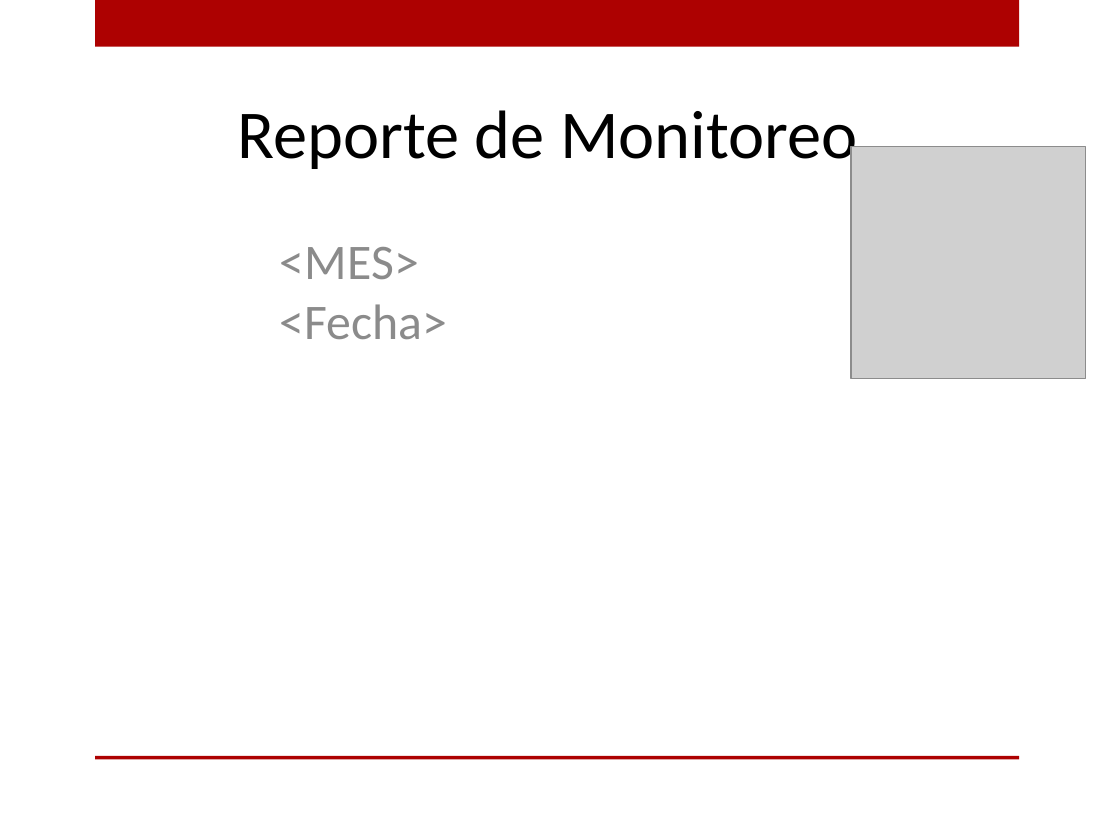
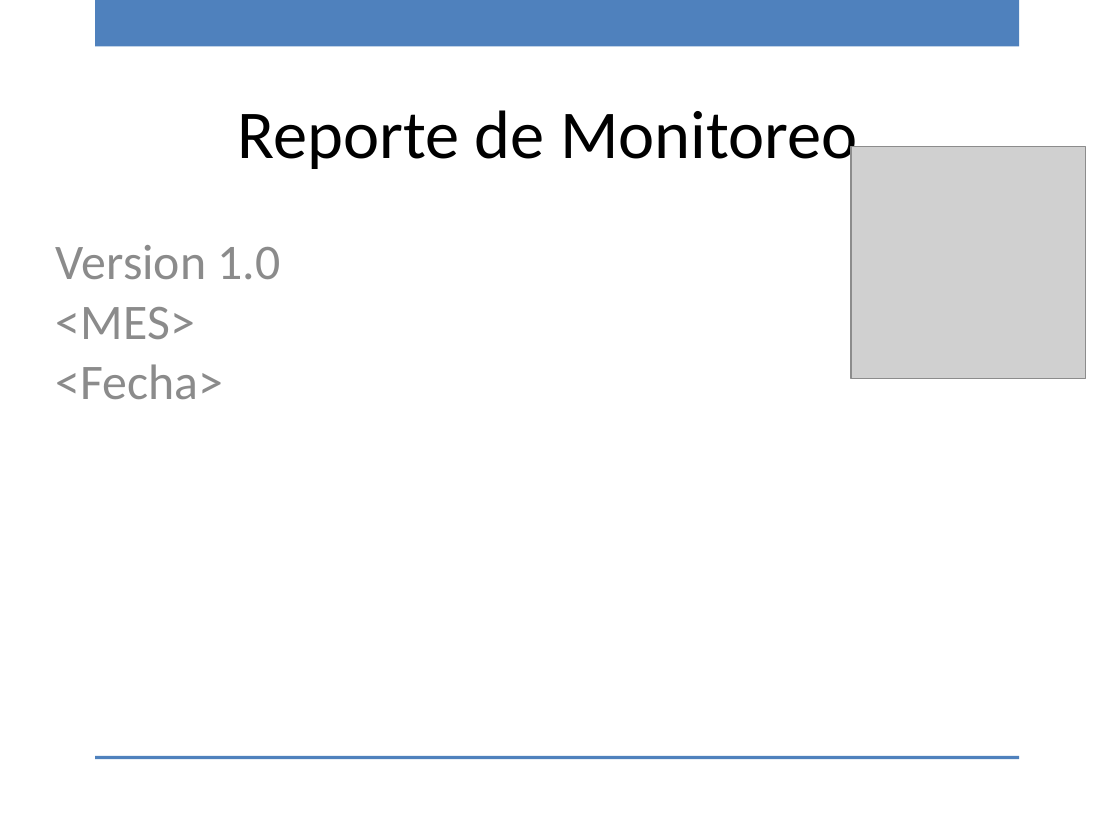
Before and after one commit to ricardo-novelasos/SOSQTP, a slide deck: slide 1 of Organización/Métricas y monitoreo/PTL_Reporte_monitoreo.pptx. Drawn at 1120x840 pixels with LibreOffice and Linux fonts; fonts in the diff are those of the drawing; grey boxes stand for pictures; background and template pictures are left out. Boxes give left, top, right and bottom in pixels: in the first picture for what was removed or moved away, otherwise in the second. Text is boxed around its words. In the diff, an @@ line names an element or a change of style, - is before the commit and + after.

```diff
--- a/Organización/Métricas y monitoreo/PTL_Reporte_monitoreo.pptx
+++ b/Organización/Métricas y monitoreo/PTL_Reporte_monitoreo.pptx
@@ rectangle at <box>95,0,1019,47</box>: fill #AD0101 to #4F81BD @@
@@ text at <box>56,245,281,279</box>: paragraph added @@
+Version 1.0
@@ rectangle at <box>95,756,1019,759</box>: fill #AD0101 to #4F81BD @@
```
Also in this commit, not shown: 10 other slides changed, 1 slide removed.
